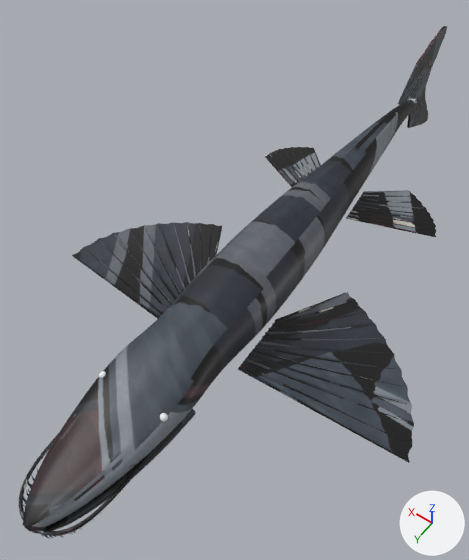
What one commit did to the glTF model public/assets/models/fauna_abyssstalker.glb.
Before and after are seen from a 50 mm lens placed at (-2.15, 3.68, 4.95), pointed at (0.29, 0.26, -0.42). The lights are fixed; the arrows at lower right show +X, +Y and +Z. The first picture is the older version. Vertices at exactly the same position are counted once.

Objects in the first picture: 'stalker_body'.
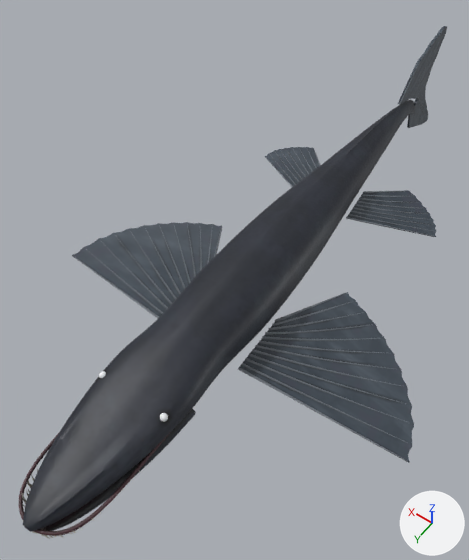
Changed parts and their boxes [x1, y1, x2, y2] in the pictures (469 x 560 px):
part 1 of me_stalker_body, surface changed: [18, 26, 447, 539] in both
part 2 of me_stalker_body, recoloured: [19, 45, 437, 539] in both

The change, as a list of edits to the scene's bpy script:
```text
Change me_stalker_body:
    where me_stalker_body.from_pydata(...)  # 15944 vertices, 31152 faces; spans x -2.09..2.09, y -4.05..3.34, z -0.96..0.65
    used by ob_stalker_body; location = (0.0, 0.0, 0.0)
    me_stalker_body part 1: 31067 kept faces spanning x -2.09..2.09, y -4.05..3.34, z -0.96..0.65 get new texture (UV) coordinates
    me_stalker_body part 2: 11097 kept faces spanning x -2.09..2.08, y -4.05..3.33, z -0.95..0.57 get new vertex colours
```
